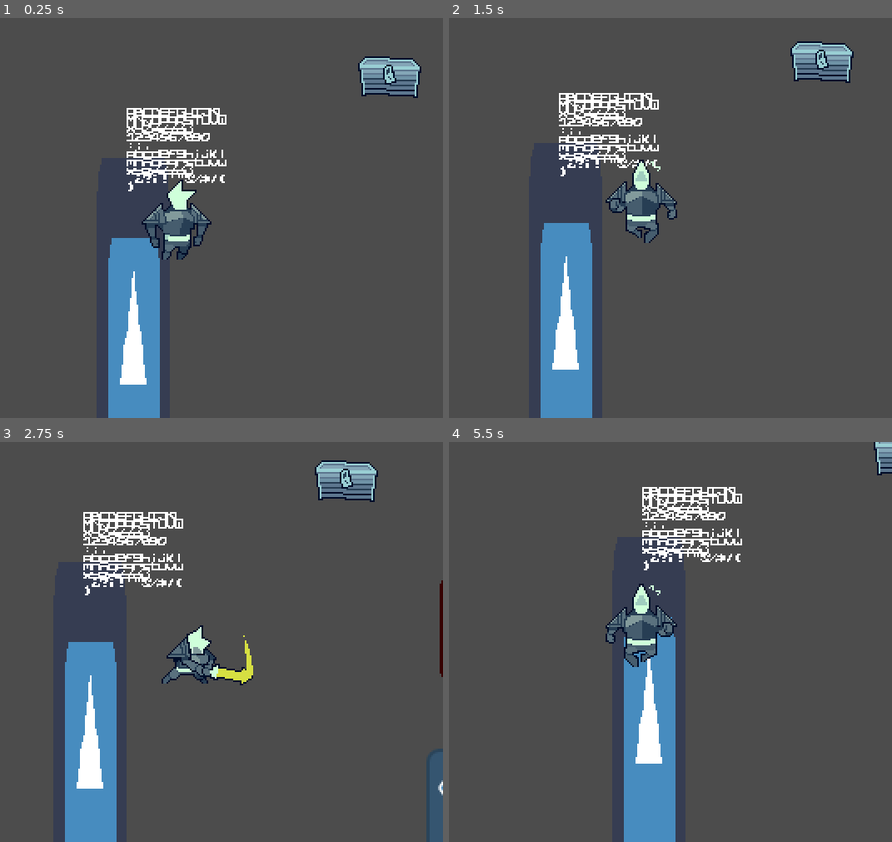
Above: before the commit, frames 1-4 (two rows, left to right).
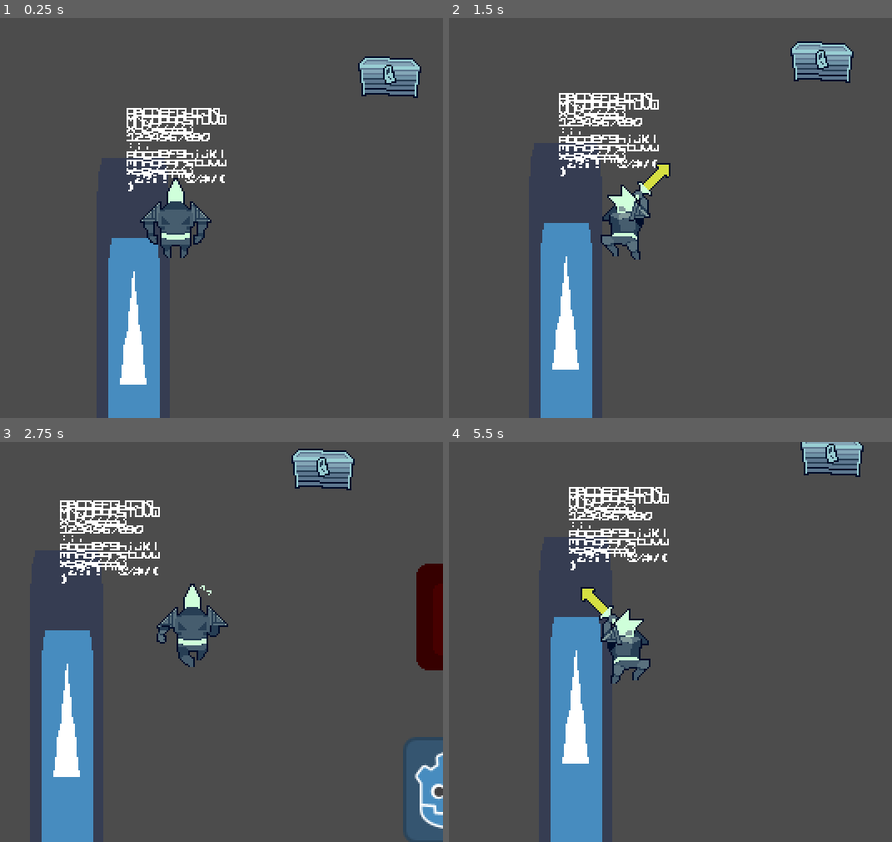
Above: after the commit, the same moments.

Repository: loopies2600/PixelGameJam-2024-Submission
Game: Godot game, scene res://scenes/game_state/gst_gamefield.tscn
The game is run twice, just before and just after one commit, with the same random seed, the same clock (stepped at 60 frames per second) and the same inputs. The engine's default icon, where the game draws it, is replaced by a stand-in: a white triangle on a blue panel in a dark square.
Inputs (mouse positions are in pixels of both pictures, inside the frame that each line leads up to):
- Up to frame 1 (0.25 s): no input
- Up to frame 2 (1.5 s): tap Enter at 0.5 s; move the mouse to (741, 198) at 0.52 s; hold D (move_right) 0.53-1.28 s; tap X (attack) at 0.6, 1.35 s; move the mouse to (519, 238) at 1.27 s; hold S (move_down) from 1.28 s (still down)
- Up to frame 3 (2.75 s): move the mouse to (230, 554) at 2.02 s; release S (move_down) at 2.03 s; hold D (move_right) from 2.03 s (still down); hold Z (interact) from 2.03 s (still down); tap X (attack) at 2.3 s
- Up to frame 4 (5.5 s): move the mouse to (599, 722) at 2.77 s; release D (move_right) at 2.78 s; release Z (interact) at 2.78 s; hold W (move_up) 2.78-3.53 s; tap Shift (run) at 2.85 s; tap X (attack) at 3.05, 3.6, 4.35, 5.3 s; move the mouse to (785, 702) at 3.52 s; hold A (move_left) 3.53-5.03 s; move the mouse to (466, 582) at 4.27 s; move the mouse to (652, 642) at 5.02 s; hold S (move_down) from 5.03 s (still down); hold Z (interact) from 5.03 s (still down)

The runs differ from the first frame. In frame 1, 1.1% of the frame differs, in the area x 31-48%, y 40-61%; in frame 2, 2.2%; in frame 3, 17%; in frame 4, 19%, in the area x 22-100%, y 0-100%.

Commit message:
Spamclicking

Diff:
--- /dev/null
+++ b/data/player/attack1_state_data.tres
@@ -0,0 +1,9 @@
+[gd_resource type="Resource" load_steps=2 format=2]
+
+[ext_resource path="res://data/player/attack_state_data.gd" type="Script" id=1]
+
+[resource]
+script = ExtResource( 1 )
+sprite_offset = Vector2( 10, -10 )
+scan_in_frame = [ false, false, false, true, false, false ]
+can_attack_in_frame = [ false, false, false, false, true, true ]
--- /dev/null
+++ b/data/player/attack_state_data.gd
@@ -0,0 +1,6 @@
+extends Resource
+class_name AttackStateData
+
+export (Vector2) var sprite_offset
+export (Array, bool) var scan_in_frame
+export (Array, bool) var can_attack_in_frame
--- a/project.godot
+++ b/project.godot
@@ -9,6 +9,11 @@
 config_version=4
 
 _global_script_classes=[ {
+"base": "Resource",
+"class": "AttackStateData",
+"language": "GDScript",
+"path": "res://data/player/attack_state_data.gd"
+}, {
 "base": "Node",
 "class": "Cutscene",
 "language": "GDScript",
@@ -105,6 +110,7 @@
 "path": "res://scenes/screenplayer/text_box/VoicePlayer.gd"
 } ]
 _global_script_class_icons={
+"AttackStateData": "",
 "Cutscene": "res://assets/screenplayer/icons/clapboard.png",
 "CutsceneCommand": "",
 "CutsceneCommandCall": "",
@@ -190,6 +196,7 @@
 attack={
 "deadzone": 0.5,
 "events": [ Object(InputEventKey,"resource_local_to_scene":false,"resource_name":"","device":0,"alt":false,"shift":false,"control":false,"meta":false,"command":false,"pressed":false,"scancode":88,"physical_scancode":0,"unicode":0,"echo":false,"script":null)
+, Object(InputEventMouseButton,"resource_local_to_scene":false,"resource_name":"","device":0,"alt":false,"shift":false,"control":false,"meta":false,"command":false,"button_mask":0,"position":Vector2( 0, 0 ),"global_position":Vector2( 0, 0 ),"factor":1.0,"button_index":1,"canceled":false,"pressed":false,"doubleclick":false,"script":null)
  ]
 }
 
--- a/scenes/entity/player/player.gd
+++ b/scenes/entity/player/player.gd
@@ -5,8 +5,7 @@
 const CAMERA_OFFSET := Vector2(0, -14)
 const LERP_WEIGHT := 8.0
 
-const ATTACK_1_ANIM_OFFSET := Vector2(10, -10)
-const ATTACK_1_HURT_FRAMES := [false, false, false, true, false, false]
+const ATTACK_1_DATA : AttackStateData = preload("res://data/player/attack1_state_data.tres")
 
 export (float, 0.0, 0.99) var walk_steering := 0.3
 export (float, 0.0, 0.99) var swim_steering := 0.96
@@ -60,7 +59,7 @@
 func _on_death(damage_amount, source):
 	visible = false
 
-func _build_state_anim_name() -> String:
+func _animate():
 	var anim_name := ""
 
 	var state_name : String = PlayerStates.keys()[current_state]
@@ -70,9 +69,9 @@
 
 	var suffix := "_h"
 
-	if not is_equal_approx(look_angle.x, 0.0):
-		suffix = "_h"
-		anim_sprite.scale.x = -1.0 if sign(look_angle.x) == -1 else 1.0
+	var h_dir := sign(look_angle.dot(Vector2.RIGHT))
+
+	anim_sprite.scale.x = h_dir
 
 	match int(sign(round(look_angle.y))):
 		-1:
@@ -84,7 +83,10 @@
 
 	anim_name = state_name.to_lower() + suffix
 
-	return anim_name
+	var prev_anim_frame = anim_sprite.frame
+
+	anim_sprite.animation = anim_name
+	anim_sprite.frame = prev_anim_frame
 
 func _on_state_exit(state : int):
 	match state:
@@ -93,10 +95,12 @@
 			anim_sprite.offset = Vector2.ZERO
 
 func _on_state_enter(state : int):
+	anim_sprite.frame = 0
+
 	match state:
 		PlayerStates.ATTACK:
 			if current_combo == 1:
-				anim_sprite.offset = ATTACK_1_ANIM_OFFSET
+				anim_sprite.offset = ATTACK_1_DATA.sprite_offset
 
 			can_input = false
 
@@ -130,13 +134,13 @@
 		PlayerStates.CUTSCENE:
 			_tick_cutscene_state(delta)
 
-	anim_sprite.animation = _build_state_anim_name()
+	_animate()
 
 func check_input():
 	input_direction = Input.get_vector("move_left", "move_right", "move_up", "move_down")
 
-	if is_input_moving():
-		look_angle = input_direction
+	var angle_to_cursor := get_global_mouse_position().angle_to_point(global_position)
+	look_angle = Vector2.RIGHT.rotated(angle_to_cursor)
 
 	if Input.is_action_just_pressed("interact"):
 		_try_interaction()
@@ -211,10 +215,16 @@
 func _tick_attack_state(delta : float):
 	base_speed = lerp(base_speed, 0.0, LERP_WEIGHT * delta)
 
+	if ATTACK_1_DATA.can_attack_in_frame[anim_sprite.frame] == true:
+		attacking = false
+
+		if Input.is_action_just_pressed("attack"):
+			set_state(PlayerStates.ATTACK)
+
 func _check_attack_hit():
 	attacking = false
 
-	if ATTACK_1_HURT_FRAMES[anim_sprite.frame] == true:
+	if ATTACK_1_DATA.scan_in_frame[anim_sprite.frame] == true:
 		try_attack()
 
 func _tick_cutscene_state(delta : float):
Binary file changed: assets/screenplayer/text_box/spr_textbox_base.png
